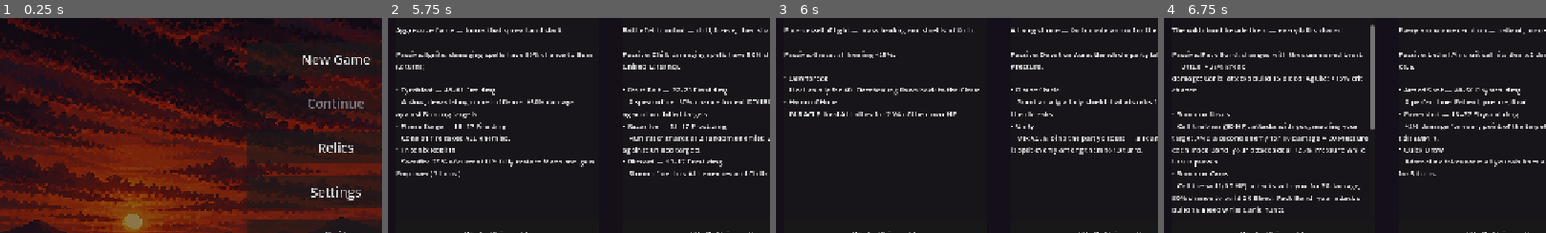
Above: before the commit, frames 1-4 (left to right).
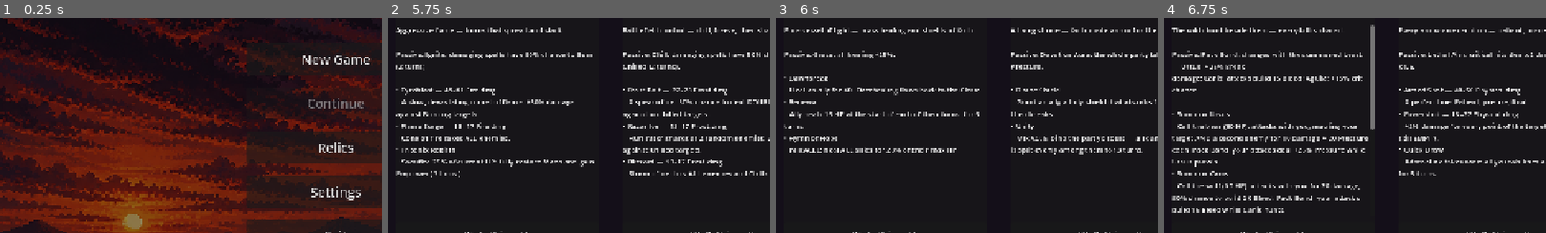
Above: after the commit, the same moments.

Repository: thebaldman65-spec/DoD
Game: Godot game, scene res://scenes/main_menu.tscn
Two runs of this game, one before a commit and one after it. Both use one fixed random seed, a clock stepped at 60 frames per second and the inputs below.
Inputs (mouse positions are % of the whole screen's width and height, from its top left):
- Up to frame 1 (0.25 s): no input
- Up to frame 2 (5.75 s): click "New Game" at 0.5 s; click (23, 32) at 1.27 s; click (41, 32) at 2.02 s; click (59, 32) at 2.77 s; click (77, 32) at 3.52 s; click "Begin the Run" at 4.25 s; click "Walk this path" at 5 s
- Up to frame 3 (6 s): click "Walk this path" at 5.75 s
- Up to frame 4 (6.75 s): click "Walk this path" at 6.5 s
The pictures show only the part of the screen within x 6-56%, y 29-79%; the shares and areas given below are measured in that part.

Frames 1-2 are identical in both runs. In frame 3, 1.7% of the frame differs, in the area x 2-54%, y 37-63%; in frame 4, nothing differs.

Commit message:
Batch 5: Weaknesses, ability hotkeys, Berserker test sprite, Renewal
- Weakness mechanic: units can be WEAK to a damage type (+25% damage
  taken, stacks with resists via negative resist); WEAK! float + log
  tag; Tyrant's frost vulnerability converted; assignments TBD
- Ability hotkeys Q/W/E/R/A/S/D/F by kit slot, shown on buttons;
  respect cost/gate rules; work with the popup open (window_input
  forwarding); inactive during targeting/skill checks
- Berserker test art: imported GIFs converted to 124px strip sheets,
  Warrior-as-Berserker uses them in battle (frame_size config, feet
  aligned to the party baseline); partial sheets fall back (Attack02/03
  replay Attack01, Hurt/Death hold idle)
- Renewal: Holy-only (out of Cleric core), 15 HP/turn (was 8), Perfect
  instant heal 15 (was 8)
- Docs: master + changelog updated, Word exports rebuilt

Co-Authored-By: Claude Fable 5 <noreply@anthropic.com>

Diff:
--- a/scripts/battle.gd
+++ b/scripts/battle.gd
@@ -11,6 +11,10 @@
 # Skill check zones (half-widths around the bar's center, 0..1 scale).
 const PERFECT_HALF := 0.045
 const GOOD_HALF := 0.16
+
+# Ability hotkeys, mapped to ability slots in kit order (shown on the buttons).
+const ABILITY_KEYS: Array = [KEY_Q, KEY_W, KEY_E, KEY_R, KEY_A, KEY_S, KEY_D, KEY_F]
+const ABILITY_KEY_NAMES := ["Q", "W", "E", "R", "A", "S", "D", "F"]
 
 # Visual identity of each status effect: [label, chip tag, color, tooltip]
 const STATUS_INFO := {
@@ -23,7 +27,7 @@
 	"fortify": ["Fortify", "+D", Color(0.55, 0.8, 0.9), "+10% armor."],
 	"barrier": ["Barrier", "Ba", Color(0.40, 0.85, 0.95), "Absorbs incoming damage."],
 	"focus": ["Focus", "Fo", Color(0.35, 0.60, 1.0), "Restores 10 Mana each turn."],
-	"renewal": ["Renewal", "R+", Color(0.45, 0.90, 0.50), "Restores 8 HP each turn."],
+	"renewal": ["Renewal", "R+", Color(0.45, 0.90, 0.50), "Restores 15 HP each turn."],
 	"surge": ["Surge", "A+", Color(0.80, 0.50, 1.0), "+20% attack."],
 	"mocked": ["Mocked", "M!", Color(0.95, 0.5, 0.3), "Must attack the Warrior who mocked them."],
 	"poison": ["Poison", "P", Color(0.45, 0.8, 0.3), "Takes 3 nature damage per stack at the\nstart of each turn; new stacks refresh\nthe timer."],
@@ -216,7 +220,7 @@
 				"resource_name": "Rage", "resource": 20, "max_resource": 100,
 				"abilities": _orc_chief_kit(), "sprite_scale": 4.4,
 				"tint": Color(1.0, 0.55, 0.35),
-				"resists": {"fire": 0.50, "physical": 0.10, "frost": -0.25}}
+				"resists": {"fire": 0.50, "physical": 0.10}, "weak": ["frost"]}
 		"shieldmaster":
 			return {"unit_name": "Orc Shieldmaster", "is_hero": false, "sheet_dir": orc,
 				"max_hp": 150, "armor": 0.25, "speed": 85.0, "stability": 100,
@@ -276,6 +280,12 @@
 				cfg["second_resource_name"] = "Resonance"
 				cfg["second_resource"] = 0
 				cfg["second_max"] = 5
+			# Test art: the Berserker fights in his own skin (native 124px
+			# frames, scaled to stand shoulder-to-shoulder with the Soldier).
+			if spec == "berserker":
+				cfg["sheet_dir"] = "res://assets/sprites/berserker"
+				cfg["frame_size"] = 124
+				cfg["sprite_scale"] = 1.25
 			Classes.apply_passive(cfg, spec)
 			if Run.active and i < Run.party.size():
 				Talents.apply_from_tree(cfg, Run.party[i].get("tree", []),
@@ -752,7 +762,7 @@
 					var nat_resist := float(u.resists.get("nature", 0.0))
 					if nat_resist != 0.0:
 						dot_dmg = maxi(int(round(dot_dmg * (1.0 - nat_resist))), 0)
-						stack_tag += " (resisted)" if nat_resist > 0.0 else " (vulnerable!)"
+						stack_tag += " (resisted)" if nat_resist > 0.0 else " (WEAK!)"
 				var info: Array = STATUS_INFO[dot_id]
 				_sfx("hit", -14.0, 0.8)
 				var dot_died: bool = u.take_tick_damage(dot_dmg, "-%d %s" % [dot_dmg, info[0]], info[2])
@@ -767,9 +777,9 @@
 			continue
 		# Turn-start regeneration effects.
 		if u.has_status("renewal"):
-			u.heal_amount(8)
-			u.float_text("+8", Color(0.45, 0.9, 0.5))
-			_log("%s regenerates 8 HP (Renewal)" % u.unit_name, "#70d878")
+			u.heal_amount(15)
+			u.float_text("+15", Color(0.45, 0.9, 0.5))
+			_log("%s regenerates 15 HP (Renewal)" % u.unit_name, "#70d878")
 		if u.has_status("focus") and u.resource_name == "Mana":
 			u.resource = mini(u.resource + 10, u.max_resource)
 			u.float_text("+10 Mana", Color(0.5, 0.7, 1.0))
@@ -1107,10 +1117,11 @@
 func _show_actions(u: BattleUnit) -> void:
 	for child in action_box.get_children():
 		child.queue_free()
+	_open_popups.clear()
 	# Basic attack: always its own button.
 	var basic: Ability = u.abilities[0]
 	var basic_btn := Button.new()
-	basic_btn.text = basic.display_name
+	basic_btn.text = "[%s] %s" % [ABILITY_KEY_NAMES[0], basic.display_name]
 	basic_btn.custom_minimum_size = Vector2(105, 40)
 	basic_btn.tooltip_text = _ability_tooltip(u, basic)
 	basic_btn.pressed.connect(_on_ability_button.bind(basic))
@@ -1124,6 +1135,8 @@
 	menu_btn.text = "Abilities ▾"
 	menu_btn.custom_minimum_size = Vector2(112, 40)
 	var popup := PopupPanel.new()
+	_open_popups.append(popup)
+	popup.window_input.connect(_on_popup_window_input)
 	var list := VBoxContainer.new()
 	list.add_theme_constant_override("separation", 4)
 	popup.add_child(list)
@@ -1137,6 +1150,8 @@
 		list.add_child(_ability_popup_button(u, ab, popup))
 	if not summons.is_empty():
 		var sub := PopupPanel.new()
+		_open_popups.append(sub)
+		sub.window_input.connect(_on_popup_window_input)
 		var sub_list := VBoxContainer.new()
 		sub_list.add_theme_constant_override("separation", 4)
 		sub.add_child(sub_list)
@@ -1160,9 +1175,24 @@
 	action_panel.visible = true
 
 
-# One entry in the abilities popup: label with cost, tooltip, hover preview.
+# One place decides "can this ability be picked right now" so the buttons
+# and the hotkeys can never disagree.
+func _ability_usable(u: BattleUnit, ab: Ability) -> bool:
+	if ab.cost > u.resource or ab.faith_cost > u.second_resource:
+		return false
+	if ab.special == "kill_command" and (u.companion == null or u.companion.dead):
+		return false
+	if ab.display_name == "Death Ray" and u.second_resource < 5:
+		return false
+	return true
+
+
+# One entry in the abilities popup: hotkey + label with cost, tooltip, preview.
 func _ability_popup_button(u: BattleUnit, ab: Ability, popup: PopupPanel) -> Button:
 	var label: String = ab.display_name
+	var key_idx := u.abilities.find(ab)
+	if key_idx >= 0 and key_idx < ABILITY_KEY_NAMES.size():
+		label = "[%s] %s" % [ABILITY_KEY_NAMES[key_idx], label]
 	if ab.cost > 0:
 		label += "   %d %s" % [ab.cost, u.resource_name]
 	elif ab.faith_cost > 0:
@@ -1172,14 +1202,11 @@
 	ab_btn.custom_minimum_size = Vector2(230, 38)
 	ab_btn.alignment = HORIZONTAL_ALIGNMENT_LEFT
 	ab_btn.tooltip_text = _ability_tooltip(u, ab)
-	var unusable: bool = ab.cost > u.resource or ab.faith_cost > u.second_resource
 	if ab.special == "kill_command" and (u.companion == null or u.companion.dead):
-		unusable = true
 		ab_btn.tooltip_text += "\n(No living companion)"
 	if ab.display_name == "Death Ray" and u.second_resource < 5:
-		unusable = true
 		ab_btn.tooltip_text += "\n(Requires 5 Arcane Resonance)"
-	ab_btn.disabled = unusable
+	ab_btn.disabled = not _ability_usable(u, ab)
 	ab_btn.pressed.connect(_on_popup_ability.bind(popup, ab))
 	ab_btn.mouse_entered.connect(_preview_delay.bind(u, ab))
 	ab_btn.mouse_exited.connect(_clear_delay_preview)
@@ -1202,6 +1229,7 @@
 
 var _preview_locked := false
 var second_target: BattleUnit = null  # choose_two abilities (Shrapnel)
+var _open_popups: Array = []  # ability popups to close when a hotkey fires
 
 
 func _preview_delay(u: BattleUnit, ab: Ability) -> void:
@@ -1698,7 +1726,9 @@
 			if resist > 0.0:
 				resist_tag = " (resisted)"
 			elif resist < 0.0:
-				resist_tag = " (vulnerable!)"
+				# Weakness: the hit lands 25%+ harder — call it out loudly.
+				resist_tag = " (WEAK!)"
+				strike_target.float_text("WEAK!", Color(1.0, 0.55, 0.15))
 			_log("%s: %s on %s — %d %s dmg%s%s, +%d BD%s" % [attacker.unit_name,
 				ab.display_name, strike_target.unit_name, final, ab.dmg_type,
 				" CRIT" if is_crit else "", resist_tag, result.get("bd", pr), grade_tag],
@@ -2101,10 +2131,10 @@
 			_sfx("heal", -9.0, 1.1)
 			_apply_status(target, "renewal", 5)
 			if is_perfect:
-				target.heal_amount(8)
-				target.float_text("+8", Color(0.4, 0.9, 0.45))
+				target.heal_amount(15)
+				target.float_text("+15", Color(0.4, 0.9, 0.45))
 			_message("%s blesses %s with Renewal" % [attacker.unit_name, target.unit_name])
-			_log("%s: Renewal on %s — 8 HP/turn for 5 turns" % [attacker.unit_name,
+			_log("%s: Renewal on %s — 15 HP/turn for 5 turns" % [attacker.unit_name,
 				target.unit_name], "#70d878")
 
 
@@ -2347,7 +2377,11 @@
 
 # Left clicks are handled in _input because UI panels (the check bar itself,
 # the log, portraits) would otherwise swallow them before _unhandled_input.
+# Ability hotkeys live here too so the abilities popup can't swallow them.
 func _input(event: InputEvent) -> void:
+	if event is InputEventKey and event.pressed and not event.echo \
+			and not sc_active and not autoplay and not battle_over:
+		_try_ability_hotkey(event.keycode)
 	if not sc_active:
 		return
 	if event is InputEventMouseButton and event.button_index == MOUSE_BUTTON_LEFT \
@@ -2356,6 +2390,30 @@
 		if sc_cancel != null and sc_cancel.get_global_rect().has_point(event.position):
 			return
 		_grade_skill_check()
+
+
+# Open ability popups are embedded Windows that swallow keys — forward theirs.
+func _on_popup_window_input(event: InputEvent) -> void:
+	if event is InputEventKey and event.pressed and not event.echo \
+			and not sc_active and not autoplay and not battle_over:
+		_try_ability_hotkey(event.keycode)
+
+
+# Q/W/E/R/A/S/D/F pick abilities by slot while the action bar is open.
+func _try_ability_hotkey(keycode: Key) -> void:
+	if current_hero == null or not action_panel.visible:
+		return
+	var idx := ABILITY_KEYS.find(keycode)
+	if idx < 0 or idx >= current_hero.abilities.size():
+		return
+	var ab: Ability = current_hero.abilities[idx]
+	if not _ability_usable(current_hero, ab):
+		return
+	for p in _open_popups:
+		if is_instance_valid(p) and p.visible:
+			p.hide()
+	get_viewport().set_input_as_handled()
+	_on_ability_button(ab)
 
 
 func _unhandled_input(event: InputEvent) -> void:
--- a/scripts/classes.gd
+++ b/scripts/classes.gd
@@ -115,10 +115,6 @@
 			"target": Ability.Target.ALLY, "delay": 3.0, "anim": "attack02",
 			"perfect_id": "ward", "perfect_text": "Grants Ward (-50% Pressure taken, 2 turns)",
 			"description": "Restore HP to one ally. Builds Faith."}),
-		Ability.make({"display_name": "Renewal", "cost": 20, "special": "renewal",
-			"target": Ability.Target.ALLY, "delay": 3.0, "anim": "attack02",
-			"perfect_id": "", "perfect_text": "Also heals 8 HP instantly",
-			"description": "Ally heals 8 HP at the start of each\nof their turns, for 5 turns."}),
 	]
 
 
@@ -306,6 +302,10 @@
 					"target": Ability.Target.ALLY, "delay": 3.0, "anim": "attack02",
 					"perfect_id": "", "perfect_text": "+15 bonus healing",
 					"description": "Heal an ally for 40. Overhealing\nflows back to the Cleric."}),
+				Ability.make({"display_name": "Renewal", "cost": 20, "special": "renewal",
+					"target": Ability.Target.ALLY, "delay": 3.0, "anim": "attack02",
+					"perfect_id": "", "perfect_text": "Also heals 15 HP instantly",
+					"description": "Ally heals 15 HP at the start of each\nof their turns, for 5 turns."}),
 				Ability.make({"display_name": "Hymn of Hope", "cost": 0, "faith_cost": 30,
 					"special": "hymn", "delay": 4.0, "anim": "attack03",
 					"perfect_id": "", "perfect_text": "Heals 25% instead",
--- a/scripts/unit.gd
+++ b/scripts/unit.gd
@@ -1,14 +1,19 @@
 # One combatant on the battlefield: sprite, animations, stats, HP/Pressure bars,
-# and status effects (buffs/debuffs). Built in code from the 100x100 sprite sheets.
+# and status effects (buffs/debuffs). Built in code from horizontal strip
+# sprite sheets (square frames; 100px for the stock sheets, per-unit sizes ok).
 class_name BattleUnit
 extends Node2D
 
 signal clicked
 
-const FRAME_SIZE := 100
 const NAME_FONT := preload("res://assets/fonts/PirataOne-Regular.ttf")
 const OUTLINE_SHADER := preload("res://shaders/outline.gdshader")
 
+# Weakness mechanic: a unit WEAK to a damage type takes 25% extra damage
+# from it (stored as a negative resist, so resists and weaknesses stack).
+const WEAKNESS_EXTRA := 0.25
+
+var frame_size := 100      # square frame edge of this unit's sprite strips
 var unit_name := ""
 var is_hero := true
 var max_hp := 100
@@ -79,6 +84,9 @@
 	for key in config:
 		if key != "sheet_dir" and key != "sprite_scale":
 			set(key, config[key])
+	# Weaknesses: listed damage types hit this unit 25% harder.
+	for weak_type in config.get("weak", []):
+		resists[weak_type] = float(resists.get(weak_type, 0.0)) - WEAKNESS_EXTRA
 	hp = max_hp
 	# Default scale sized for the 1:1 full-scene camera.
 	_build_sprite(config["sheet_dir"], config.get("sprite_scale", 3.2))
@@ -100,27 +108,45 @@
 		"walk": ["Walk", 10, true],
 		"attack01": ["Attack01", 12, false],
 		"attack02": ["Attack02", 12, false],
+		"attack03": ["Attack03", 12, false],
 		"hurt": ["Hurt", 12, false],
 		"death": ["Death", 10, false],
 	}
-	if FileAccess.file_exists("%s/%s_Attack03.png" % [sheet_dir, prefix]):
-		anims["attack03"] = ["Attack03", 12, false]
 	for anim_name in anims:
 		var info: Array = anims[anim_name]
-		var tex: Texture2D = load("%s/%s_%s.png" % [sheet_dir, prefix, info[0]])
+		var path := "%s/%s_%s.png" % [sheet_dir, prefix, info[0]]
+		if not FileAccess.file_exists(path):
+			continue
+		var tex: Texture2D = load(path)
 		if tex == null:
 			continue
 		frames.add_animation(anim_name)
 		frames.set_animation_speed(anim_name, info[1])
 		frames.set_animation_loop(anim_name, info[2])
-		var count := int(tex.get_width() / float(FRAME_SIZE))
+		var count := int(tex.get_width() / float(frame_size))
 		for i in count:
 			var atlas := AtlasTexture.new()
 			atlas.atlas = tex
-			atlas.region = Rect2(i * FRAME_SIZE, 0, FRAME_SIZE, FRAME_SIZE)
+			atlas.region = Rect2(i * frame_size, 0, frame_size, frame_size)
 			frames.add_frame(anim_name, atlas)
 		if anim_name == "idle":
 			_idle_texture = frames.get_frame_texture("idle", 0)
+	# Partial sheets (test art) borrow the closest available look: missing
+	# attack variants replay Attack01; missing Hurt/Death hold the idle frame
+	# (the death pause + dark modulate still read as a corpse).
+	for attack_variant in ["attack02", "attack03"]:
+		if not frames.has_animation(attack_variant) and frames.has_animation("attack01"):
+			frames.add_animation(attack_variant)
+			frames.set_animation_speed(attack_variant, 12)
+			frames.set_animation_loop(attack_variant, false)
+			for i in frames.get_frame_count("attack01"):
+				frames.add_frame(attack_variant, frames.get_frame_texture("attack01", i))
+	for still_anim in ["hurt", "death"]:
+		if not frames.has_animation(still_anim) and _idle_texture != null:
+			frames.add_animation(still_anim)
+			frames.set_animation_speed(still_anim, 10)
+			frames.set_animation_loop(still_anim, false)
+			frames.add_frame(still_anim, _idle_texture)
 	frames.remove_animation("default")
 	sprite = AnimatedSprite2D.new()
 	sprite.sprite_frames = frames
@@ -484,14 +510,16 @@
 
 
 # Cropped close-up of the character for the initiative bar (the raw frame
-# is mostly empty space around a small figure).
+# is mostly empty space around a small figure). Crop scales with frame size.
 func portrait() -> Texture2D:
 	var src := _idle_texture as AtlasTexture
 	if src == null:
 		return _idle_texture
 	var crop := AtlasTexture.new()
 	crop.atlas = src.atlas
-	crop.region = Rect2(src.region.position + Vector2(28, 18), Vector2(44, 60))
+	var f := float(frame_size)
+	crop.region = Rect2(src.region.position + Vector2(f * 0.28, f * 0.18),
+		Vector2(f * 0.44, f * 0.60))
 	return crop
 
 
Binary file added: assets/sprites/berserker/Berserker_Attack01.png
Binary file added: assets/sprites/berserker/Berserker_Idle.png
Binary file added: assets/sprites/berserker/Berserker_Walk.png
Not shown, changed: CLAUDE.md
Not shown, changed: docs/changelog.html
Not shown, changed: docs/master.html
